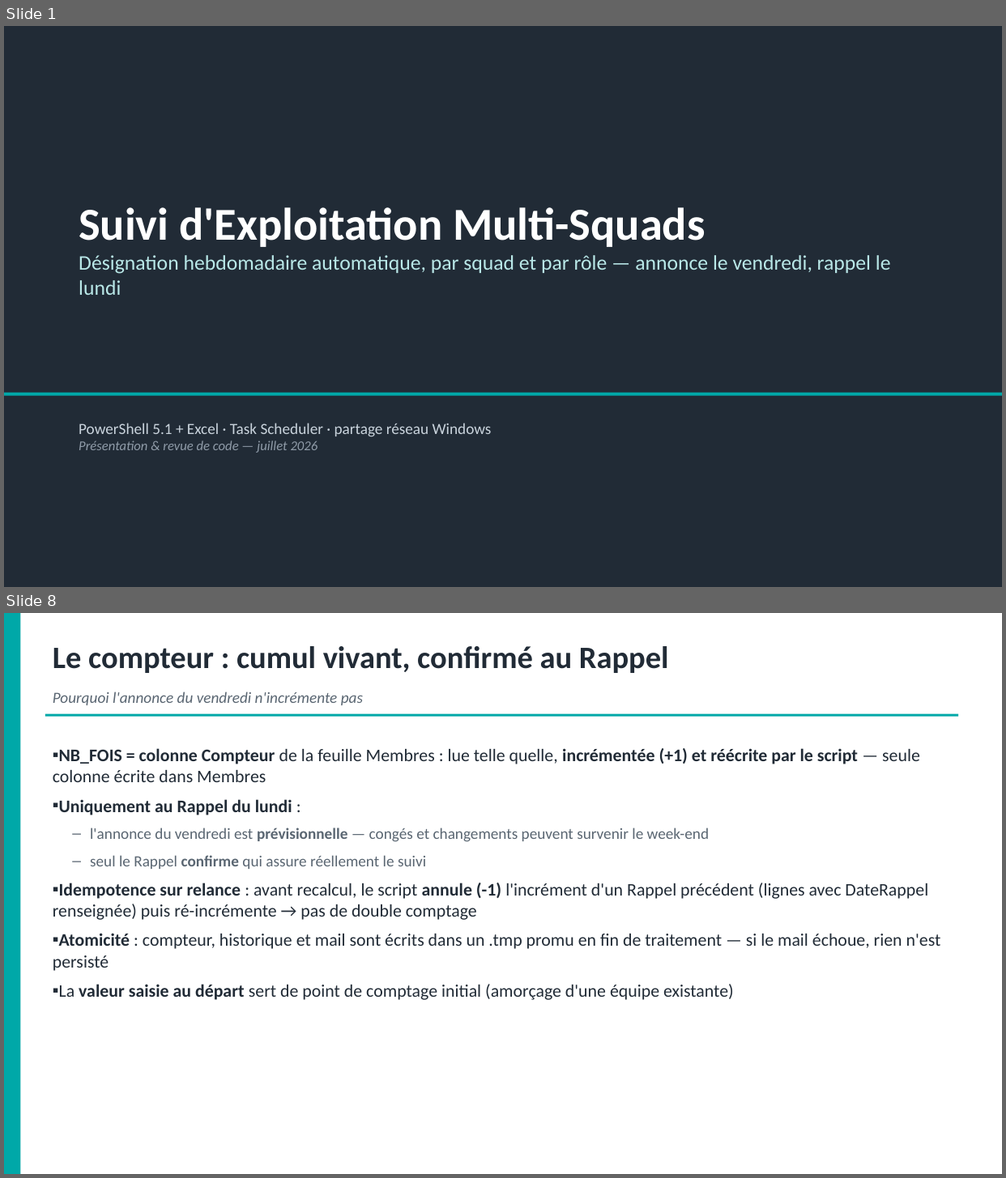
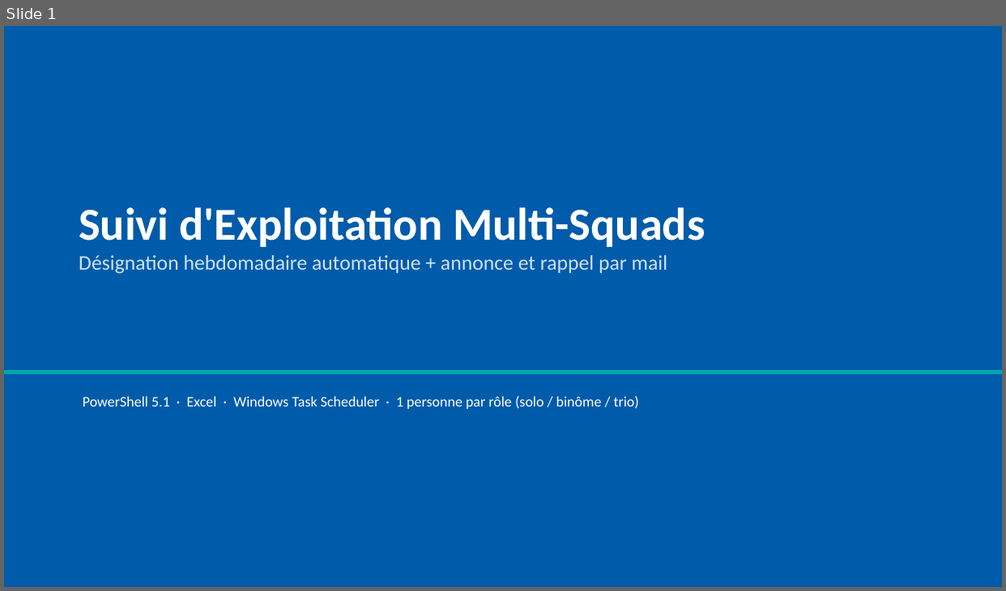
Before and after one commit to lucasyessad/mon_env, a slide deck: docs/Presentation-Suivi-Exploitation.pptx. Shown one above the other, each under a label of ours: slides 1 and 8 before the commit, slide 1 after it; the slides between them are not shown. The pictures are 1006x1178 and 1006x591 pixels, drawn with LibreOffice and Linux fonts; fonts in the diff are those of the drawing. Boxes give left, top, right and bottom in pixels: in the first picture for what was removed or moved away, otherwise in the second. Text is boxed around its words. In the diff, an @@ line names an element or a change of style, - is before the commit and + after.

```diff
--- a/docs/Presentation-Suivi-Exploitation.pptx
+++ b/docs/Presentation-Suivi-Exploitation.pptx
@@ slide 8 removed at bbox=[4, 613, 1002, 1174], background #FFFFFF @@
@@ rectangle removed at bbox=[4, 613, 20, 1174] @@
@@ text removed at bbox=[53, 646, 669, 673] @@
-Le compteur : cumul vivant, confirmé au Rappel
@@ text removed at bbox=[53, 692, 363, 705] @@
-Pourquoi l'annonce du vendredi n'incrémente pas
@@ rectangle removed at bbox=[45, 714, 958, 717] @@
@@ text removed at bbox=[53, 748, 941, 1000] @@
-▪ NB_FOIS = colonne Compteur de la feuille Membres : lue telle quelle, incrémentée (+1) et réécrite par le script — seule colonne écrite dans Membres
-▪ Uniquement au Rappel du lundi :
-  – l'annonce du vendredi est prévisionnelle — congés et changements peuvent survenir le week-end
-  – seul le Rappel confirme qui assure réellement le suivi
-▪ Idempotence sur relance : avant recalcul, le script annule (-1) l'incrément d'un Rappel précédent (lignes avec DateRappel renseignée) puis ré-incrémente → pas de double comptage
-▪ Atomicité : compteur, historique et mail sont écrits dans un .tmp promu en fin de traitement — si le mail échoue, rien n'est persisté
-▪ La valeur saisie au départ sert de point de comptage initial (amorçage d'une équipe existante)
@@ slide 1 changed as well @@
@@ rectangle at bbox=[4, 26, 1002, 587]: fill #212B36 to #005BAA @@
@@ text at bbox=[79, 255, 668, 274]: text changed; text colour #B9E8E8 to #CFE2F3 @@
-Désignation hebdomadaire automatique, par squad et par rôle — annonce le vendredi, rappel le lundi
+Désignation hebdomadaire automatique + annonce et rappel par mail
@@ rectangle: place and size @@
-rectangle at bbox=[4, 393, 1002, 396]
+rectangle at bbox=[4, 370, 1002, 375]
@@ text at bbox=[83, 396, 639, 409]: text changed; size 15 to 14 pt; text colour #C9D3DC to #FFFFFF @@
-PowerShell 5.1 + Excel · Task Scheduler · partage réseau Windows
-Présentation & revue de code — juillet 2026
+PowerShell 5.1 · Excel · Windows Task Scheduler · 1 personne par rôle (solo / binôme / trio)
```
Also in this commit, not shown: 2 other slides changed, 8 slides added, 9 other slides removed, 7 other files.
